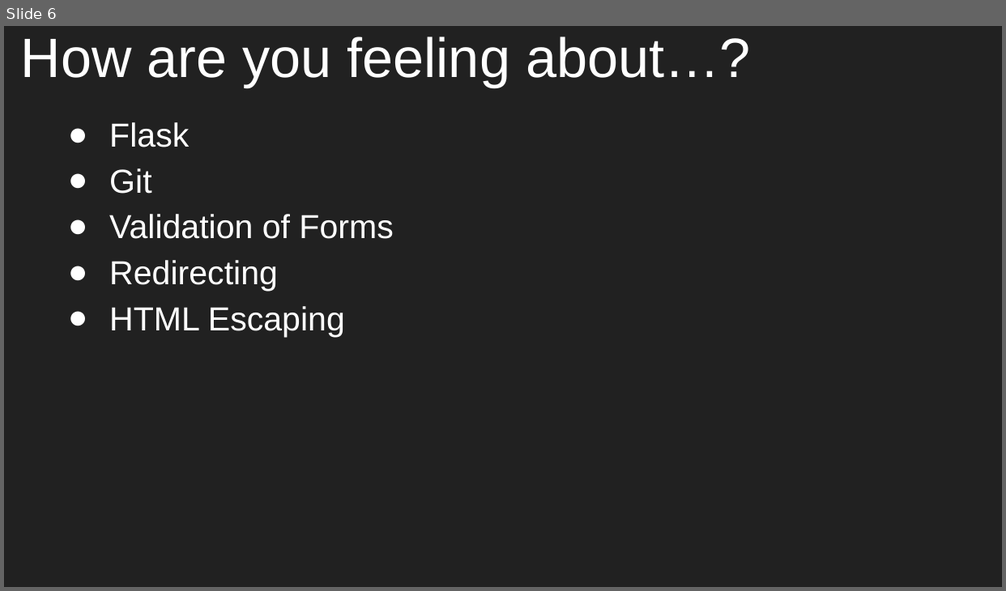
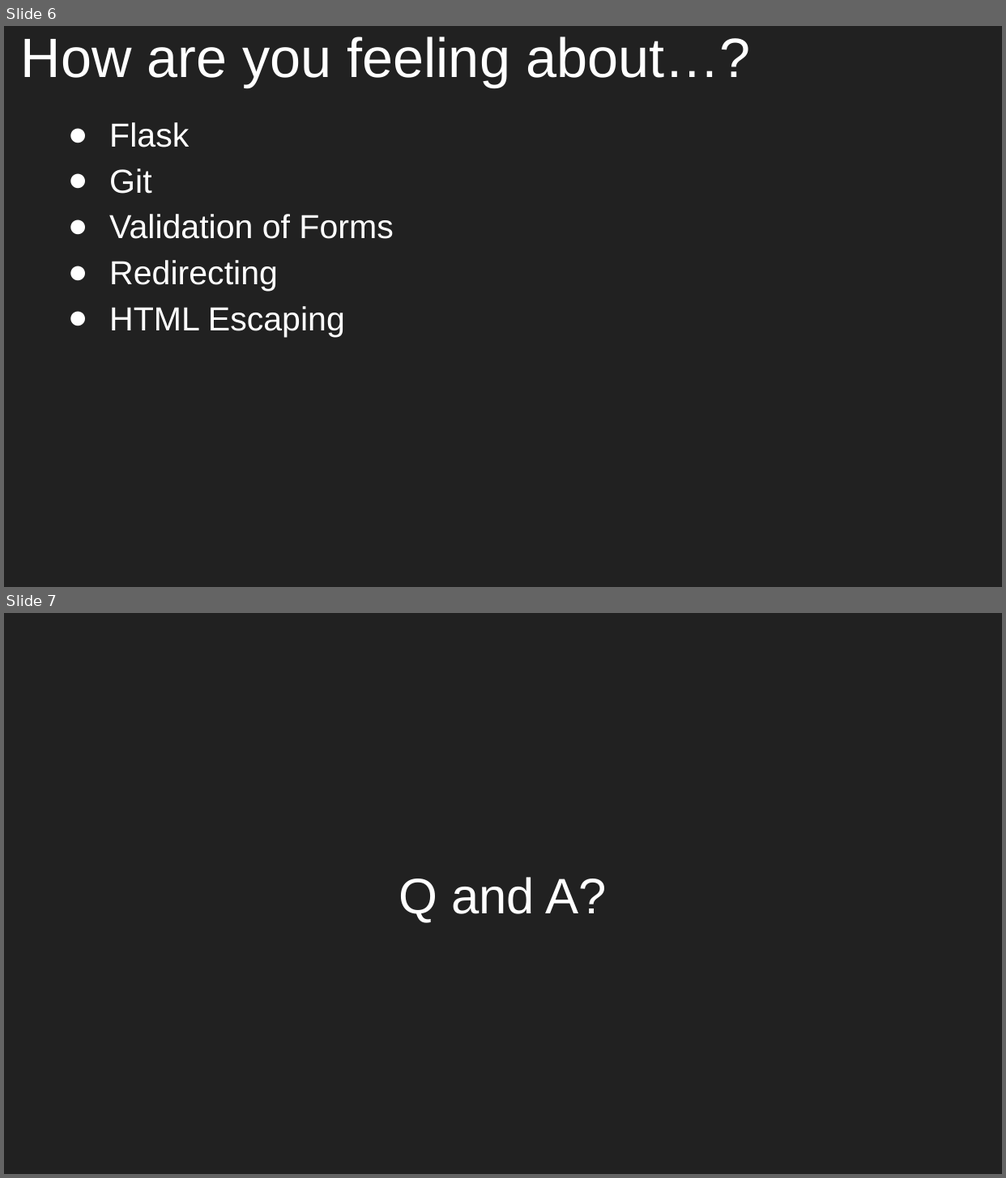
Before and after one commit to aleesham/lc101-unit2, a slide deck: slides/Unit 2 - LC 101 - Class 5.pptx. Shown one above the other, each under a label of ours: slide 6 before the commit, slides 6 and 7 after it. The pictures are 1006x591 and 1006x1178 pixels, drawn with LibreOffice and Linux fonts; fonts in the diff are those of the drawing. Boxes give left, top, right and bottom in pixels: in the first picture for what was removed or moved away, otherwise in the second. Text is boxed around its words. In the diff, an @@ line names an element or a change of style, - is before the commit and + after.

```diff
--- a/slides/Unit 2 - LC 101 - Class 5.pptx
+++ b/slides/Unit 2 - LC 101 - Class 5.pptx
@@ slide 7 added at (4, 613, 1002, 1174), background #212121 @@
@@ title added at (399, 877, 607, 922), 36 pt, text #FFFFFF @@
+Q and A?
```
Also in this commit, not shown: 1 slide changed, 1 other slide added, 3 slides removed, 1 other file.
